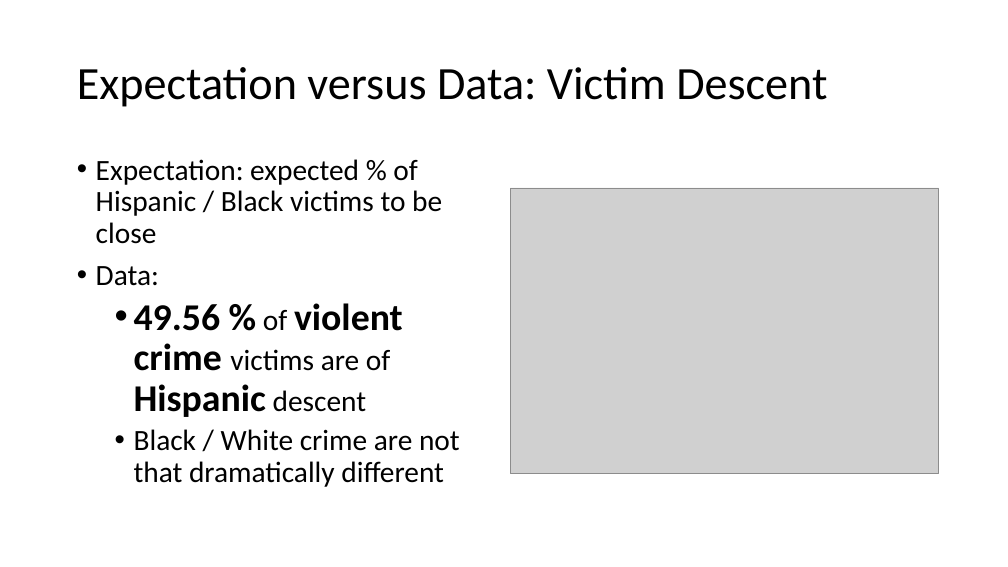
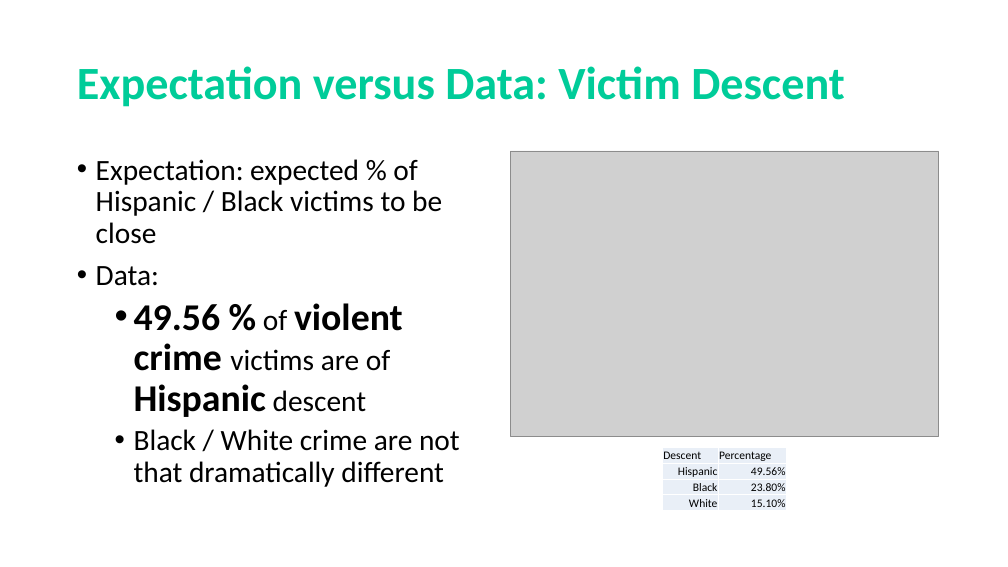
Before and after one commit to frederikdebruyker/Los-Angeles-Crime-Statistics, a slide deck: slide 3 of Presentation Project1 - Los Angeles Crime Statistics.pptx (slide 2 before the commit). Drawn at 1008x567 pixels with LibreOffice and Linux fonts; fonts in the diff are those of the drawing; grey boxes stand for pictures. Boxes give left, top, right and bottom in pixels: in the first picture for what was removed or moved away, otherwise in the second. Text is boxed around its words. In the diff, an @@ line names an element or a change of style, - is before the commit and + after.

```diff
--- a/Presentation Project1 - Los Angeles Crime Statistics.pptx
+++ b/Presentation Project1 - Los Angeles Crime Statistics.pptx
@@ title "Expectation versus Data: Victim Descent" at box(77, 66, 845, 107): text colour #000000 to #00CC99, bold on @@
@@ picture: place and size @@
-picture at box(510, 188, 939, 474)
+picture at box(510, 151, 939, 437)
@@ table added at box(662, 448, 786, 511), 4 rows, 2 columns @@
+Descent | Percentage
+Hispanic | 49.56%
+Black | 23.80%
+White | 15.10%
```
Also in this commit, not shown: 3 other slides changed, 1 slide added, 3 other files.
